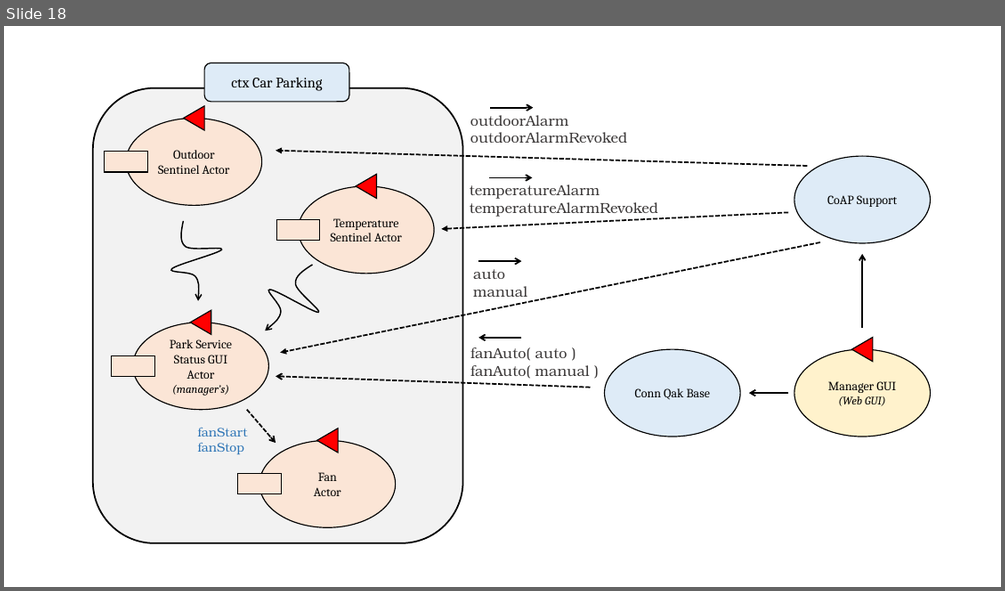
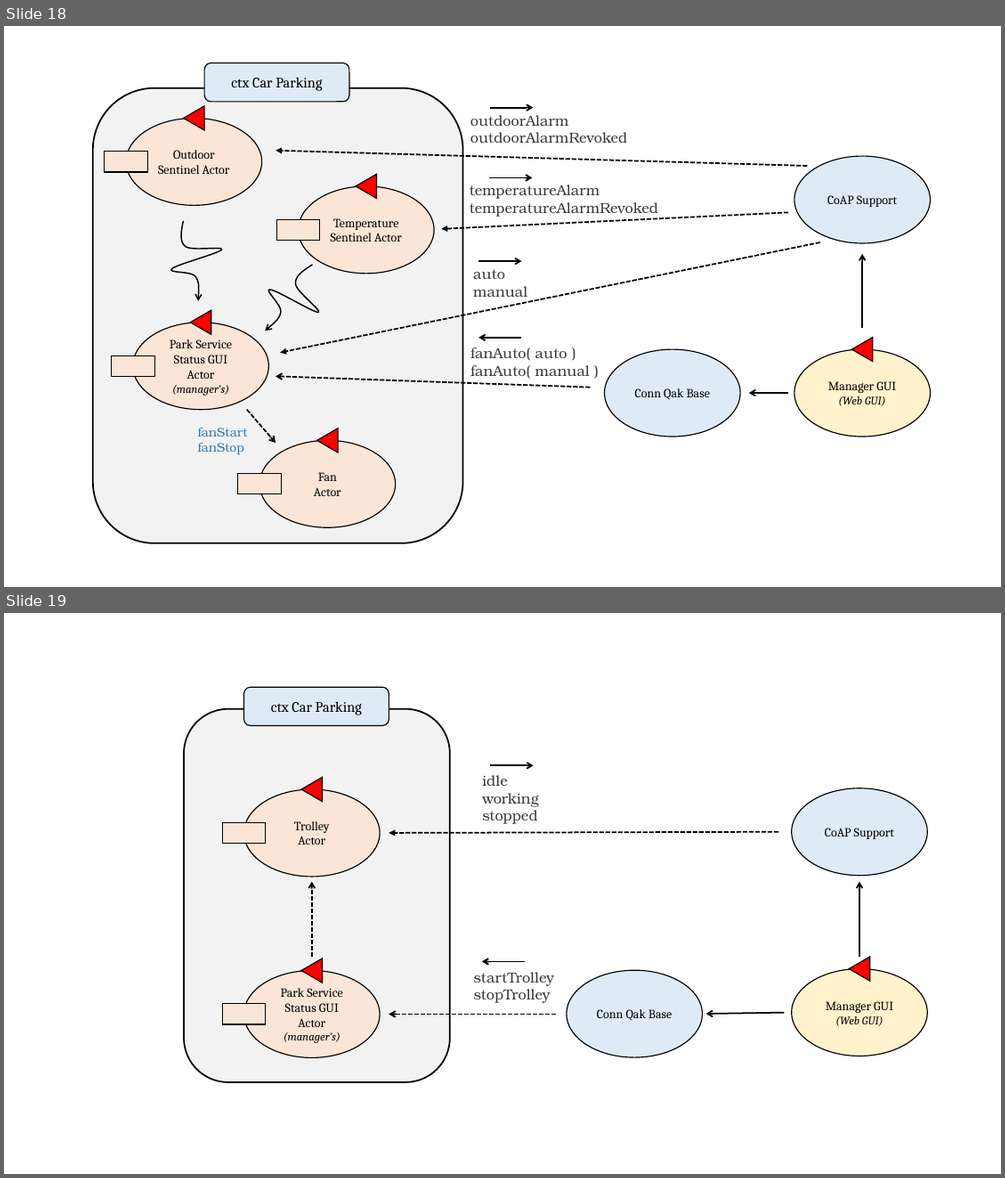
Before and after one commit to JackFantaz/Automated-Car-Parking, a slide deck: Sprint 3/userDocs/img/final_task_schema.pptx. Shown one above the other, each under a label of ours: slide 18 before the commit, slides 18 and 19 after it. The pictures are 1005x591 and 1005x1178 pixels, drawn with LibreOffice and Linux fonts; fonts in the diff are those of the drawing. Boxes give left, top, right and bottom in pixels: in the first picture for what was removed or moved away, otherwise in the second. Text is boxed around its words. In the diff, an @@ line names an element or a change of style, - is before the commit and + after.

Commit message:
trolley stop documentation

```diff
--- a/Sprint 3/userDocs/img/final_task_schema.pptx
+++ b/Sprint 3/userDocs/img/final_task_schema.pptx
@@ slide 19 added at [4, 613, 1001, 1174], background #FFFFFF @@
@@ rounded rectangle added at [244, 687, 389, 726], fill #DEEBF7, outline #000000 1 pt, 14 pt, text #000000 @@
+ctx Car Parking
@@ rounded rectangle added at [184, 709, 451, 1082], fill #F2F2F2, outline #000000 1.5 pt @@
@@ arrow added from (491, 765) to (534, 765), #000000 1.5 pt @@
@@ ellipse added at [244, 789, 380, 877], fill #FBE5D6, outline #000000 1 pt, 12 pt, text #000000 @@
+Trolley
+Actor
@@ triangle added at [301, 778, 322, 802], fill #FF0000, outline #000000 1 pt @@
@@ text added at [482, 775, 538, 824], 14 pt, text #3B3838 @@
+idle
+working
+stopped
@@ ellipse added at [792, 788, 928, 876], fill #DEEBF7, outline #000000 1 pt, 12 pt, text #000000 @@
+CoAP Support
@@ rectangle added at [222, 822, 266, 844], fill #FBE5D6, outline #000000 1 pt @@
@@ arrow added from (778, 832) to (389, 833), #000000 1.5 pt dashed @@
@@ arrow added from (312, 957) to (312, 882), #000000 1.5 pt dashed @@
@@ arrow added from (859, 957) to (859, 882), #000000 1.5 pt @@
@@ triangle added at [301, 958, 322, 982], fill #FF0000, outline #000000 1 pt @@
@@ triangle added at [849, 957, 870, 981], fill #FF0000, outline #000000 1 pt @@
@@ ellipse added at [244, 971, 380, 1058], fill #FBE5D6, outline #000000 1 pt, 12 pt, text #000000 @@
+Park Service Status GUI Actor
+(manager’s)
@@ text added at [474, 972, 555, 1003], 14 pt, text #3B3838 @@
+startTrolley
+stopTrolley
@@ arrow added from (525, 962) to (482, 962), #000000 1.5 pt @@
@@ ellipse added at [566, 971, 703, 1058], fill #DEEBF7, outline #000000 1 pt, 12 pt, text #000000 @@
+Conn Qak Base
@@ ellipse added at [792, 969, 928, 1056], fill #FFF2CC, outline #000000 1 pt, 12 pt, text #000000 @@
+Manager GUI
+(Web GUI)
@@ rectangle added at [222, 1004, 266, 1024], fill #FBE5D6, outline #000000 1 pt @@
@@ arrow added from (784, 1013) to (706, 1013), #000000 1.5 pt @@
@@ arrow added from (556, 1013) to (389, 1013), #000000 1.5 pt dashed @@
```
Also in this commit, not shown: 4 other files.
